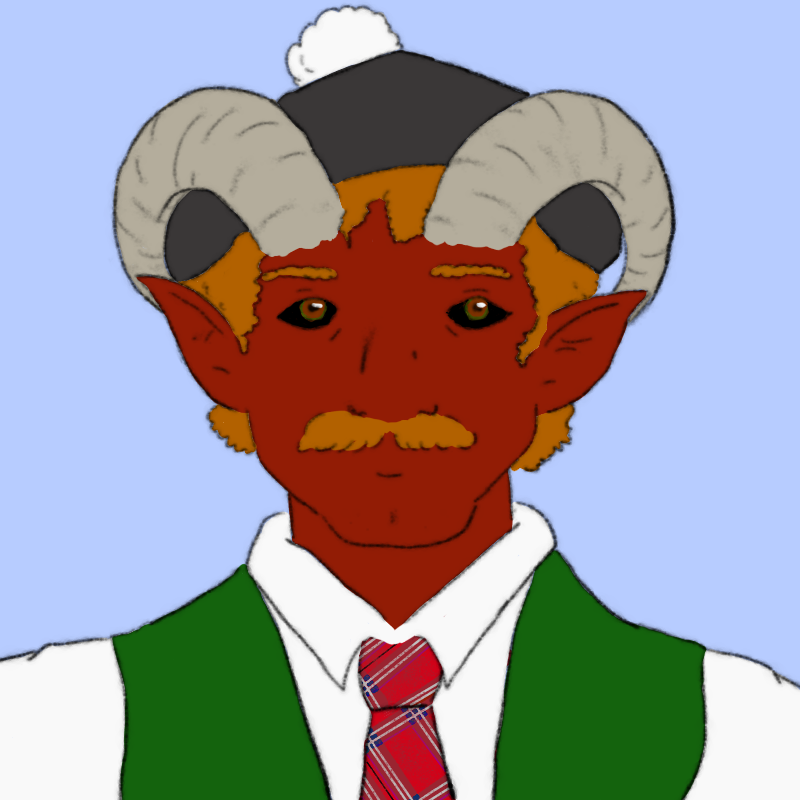
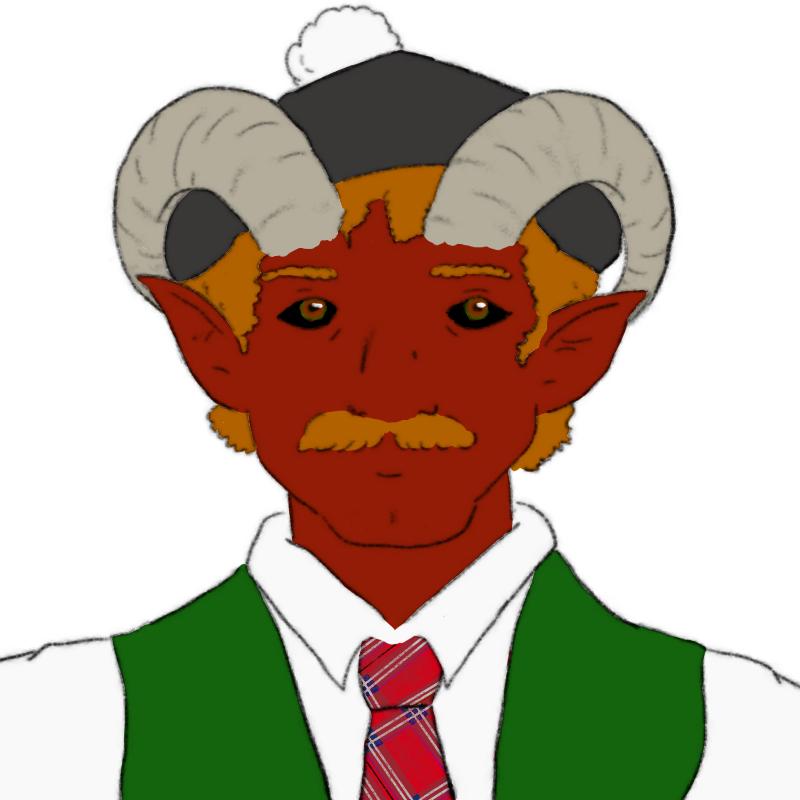
Revision of a layered 800x800 image; what changed, layer by layer:
painted on "Calque de dessin 2" over (0, 0, 800, 800)
painted on "Calque de dessin 5" over (256, 261, 262, 296)
painted on "Calque de dessin 3" over (0, 0, 800, 800)
hid "Calque de dessin 4", painted on it over (0, 0, 800, 800)
